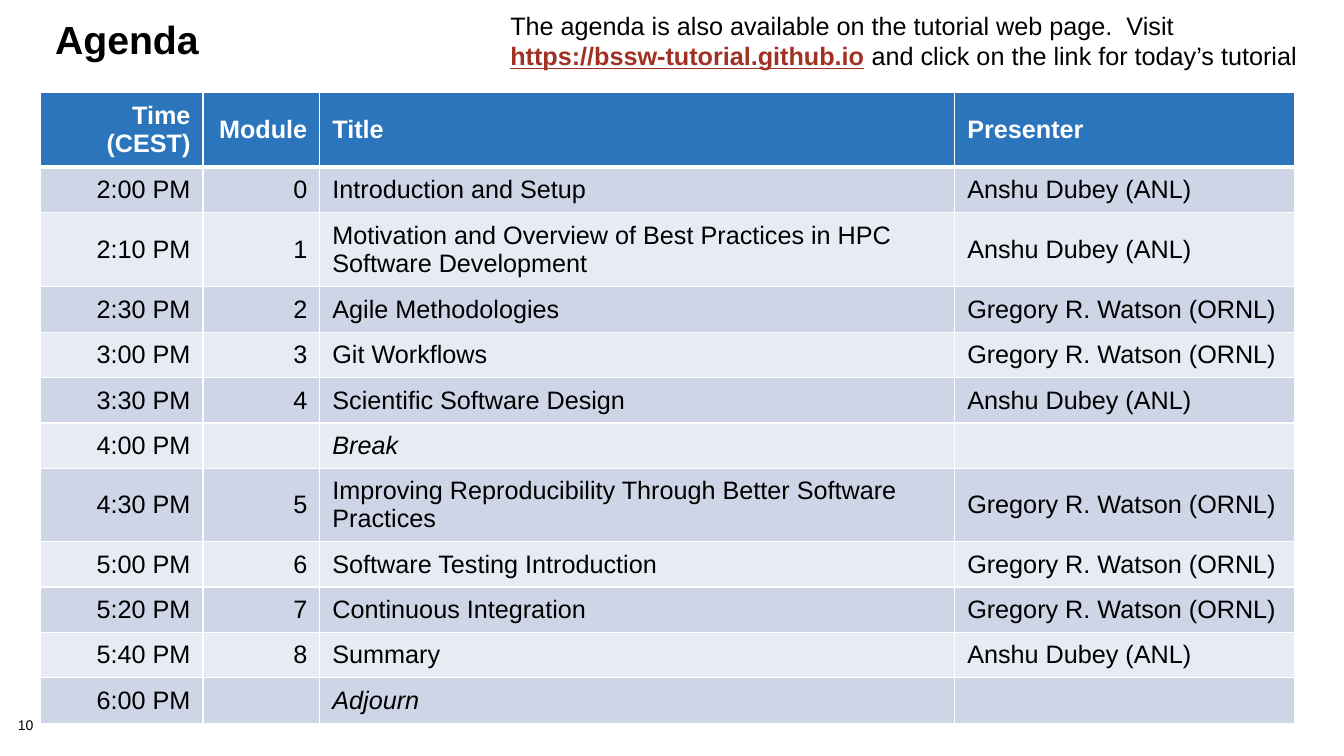
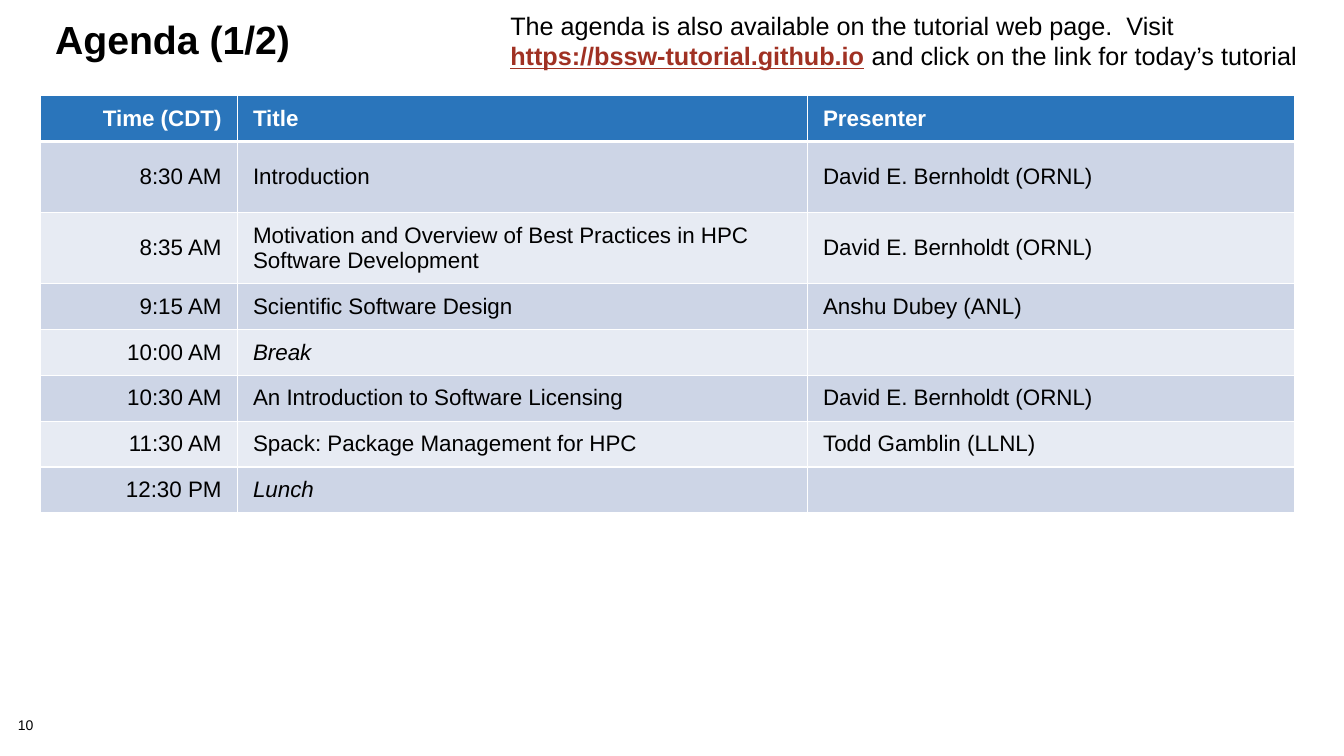
Before and after one commit to bssw-tutorial/presentations, a slide deck: slide 10 of intro-a.pptx. Drawn at 1344x756 pixels with LibreOffice and Linux fonts; fonts in the diff are those of the drawing; background and template pictures are left out. Boxes give left, top, right and bottom in pixels: in the first picture for what was removed or moved away, otherwise in the second. Text is boxed around its words. In the diff, an @@ line names an element or a change of style, - is before the commit and + after.

Commit message:
Finalize title and license slides

```diff
--- a/intro-a.pptx
+++ b/intro-a.pptx
@@ title at <box>55,25,291,62</box>: text changed @@
-Agenda
+Agenda (1/2)
@@ table at <box>40,96,1294,529</box> @@
-Time (CEST) | Module | Title | Presenter
-2:00 PM | 0 | Introduction and Setup | Anshu Dubey (ANL)
-2:10 PM | 1 | Motivation and Overview of Best Practices in HPC Software Development | Anshu Dubey (ANL)
-2:30 PM | 2 | Agile Methodologies | Gregory R. Watson (ORNL)
-3:00 PM | 3 | Git Workflows | Gregory R. Watson (ORNL)
-3:30 PM | 4 | Scientific Software Design | Anshu Dubey (ANL)
-4:00 PM |  | Break | 
-4:30 PM | 5 | Improving Reproducibility Through Better Software Practices | Gregory R. Watson (ORNL)
-5:00 PM | 6 | Software Testing Introduction | Gregory R. Watson (ORNL)
-5:20 PM | 7 | Continuous Integration | Gregory R. Watson (ORNL)
-5:40 PM | 8 | Summary | Anshu Dubey (ANL)
-6:00 PM |  | Adjourn | 
+Time (CDT) | Title | Presenter
+8:30 AM | Introduction | David E. Bernholdt (ORNL)
+8:35 AM | Motivation and Overview of Best Practices in HPC Software Development | David E. Bernholdt (ORNL)
+9:15 AM | Scientific Software Design | Anshu Dubey (ANL)
+10:00 AM | Break | 
+10:30 AM | An Introduction to Software Licensing | David E. Bernholdt (ORNL)
+11:30 AM | Spack: Package Management for HPC | Todd Gamblin (LLNL)
+12:30 PM | Lunch | 
@@ table: place and size @@
-table at <box>40,92,1295,747</box>
+table at <box>40,96,1294,529</box>
```
Also in this commit, not shown: 1 other slide changed, 1 slide added, 6 other files.
